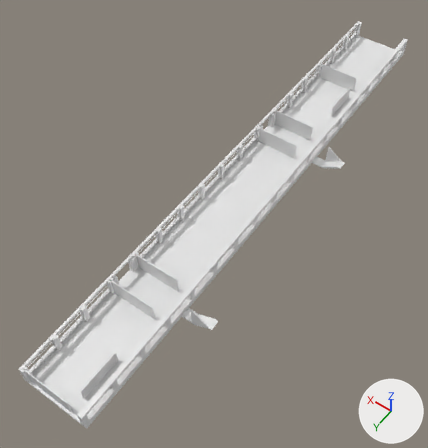
What one commit did to the OBJ model models/koyo/3dMap_north_1F.obj.
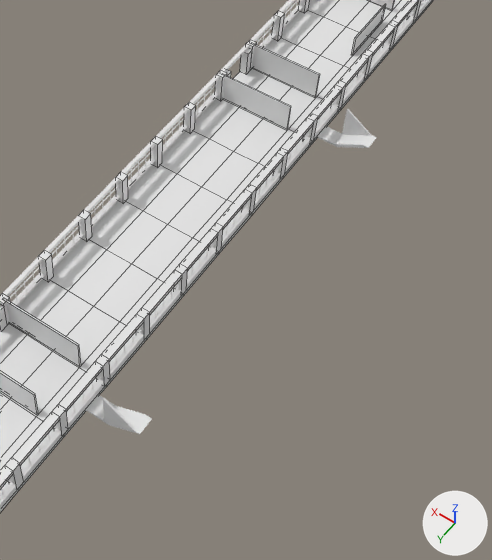
Each version is shown whole from a camera (50 mm lens) standing at (-50.7, 48.2, 74.2) and looking at (-17.2, 1.3, 0.5), then close up on the part from 31% to 96% of the width and 19% to 89% of the height. The lights are fixed; the arrows at lower right show +X, +Y and +Z. The close-ups show mesh edges as thin lines. Where no turn or scale is listed for an object, it has been applied to the vertices.

Names of what the first close-up shows: 'Str_S_1F_立方体.039', 'floor_S_1F_Cube.015', 'overWindow_S_1F-2_立方体.252', 'overWindow_S_1F_立方体.166', 'pillar_S_1F_立方体.170', 'underWindow_S_1F-1_立方体.007', 'underWindow_S_1F-2_立方体.007', 'wall_Hall~Str1F2.001_立方体.255', 'wall_Str1F1~Hall.001_立方体.275', 'wall_Str1F2~HomeRoom.001_立方体.276', 'window_S_1F-2_立方体.573', 'window_S_1F_立方体.171'.
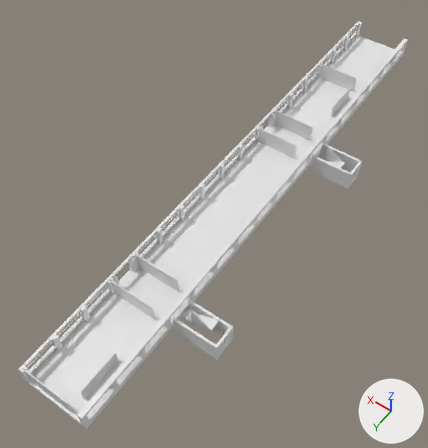
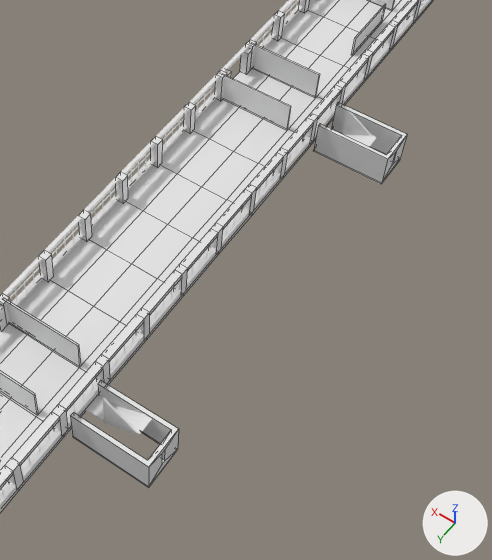
What differs and where, as boxes (x1, y1, x2, y2) in the close-ups (492 x 560 px):
```json
{"object": "Str_W_S_1F_立方体.093", "change": "added", "after": [71, 102, 407, 487]}
```

The change, as JSON lines over the scene's bpy script:
```json
{"op": "add", "block": "me_str_w_s_1f_立方体_093", "code": ["me_str_w_s_1f_立方体_093 = bpy.data.meshes.new('Str_W_S_1F_立方体.093')", "me_str_w_s_1f_立方体_093.from_pydata(...)  # 64 vertices, 56 faces; spans x -31.1..-24.0, y -20.2..20.2, z 1.5..4.9"]}
{"op": "add", "block": "ob_str_w_s_1f_立方体_093", "code": ["ob_str_w_s_1f_立方体_093 = bpy.data.objects.new('Str_W_S_1F_立方体.093', me_str_w_s_1f_立方体_093)", "ob_str_w_s_1f_立方体_093.location = (0.0, 0.0, 0.0)"]}
```
